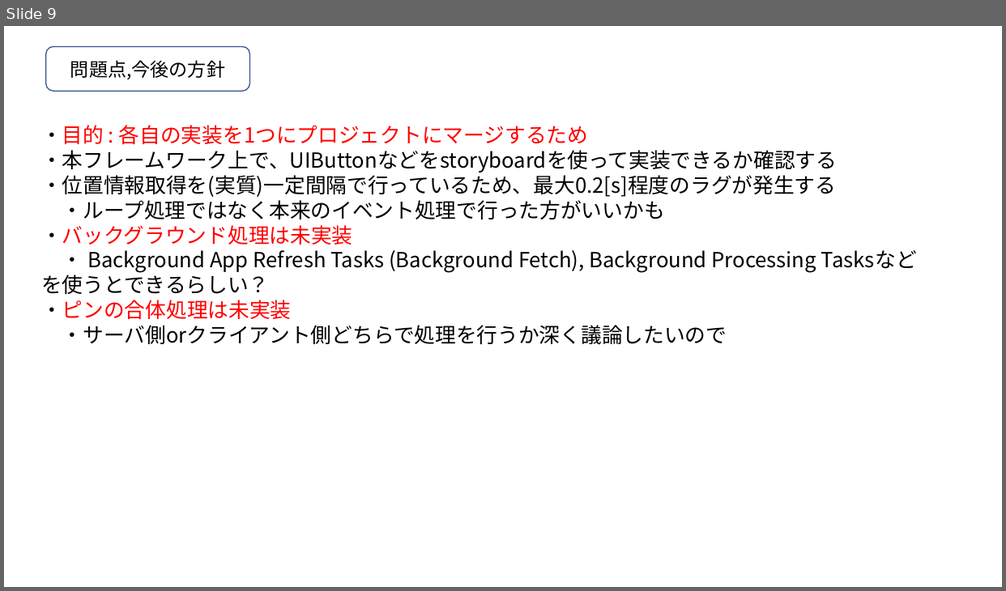
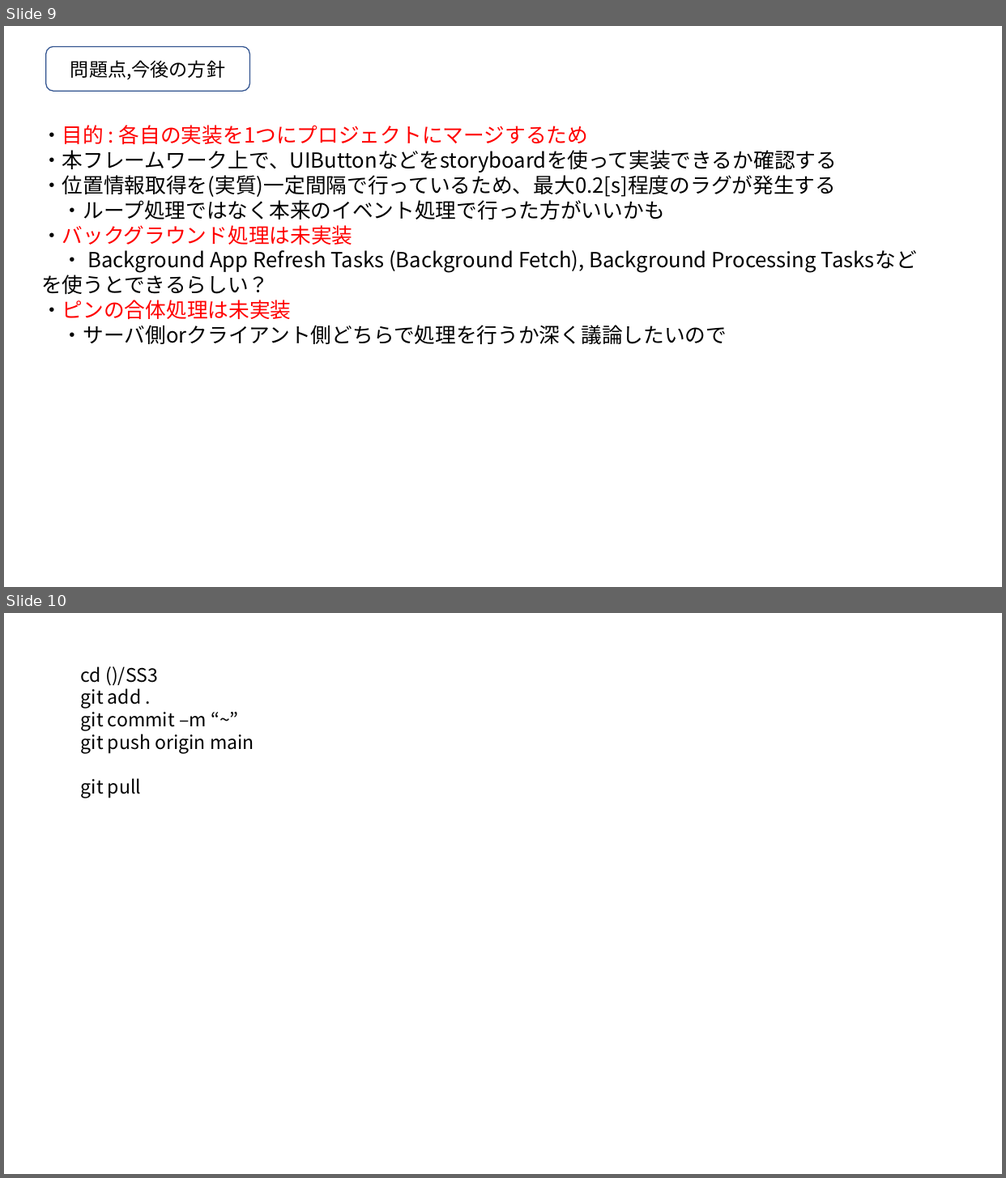
Before and after one commit to yochan1998/SS3, a slide deck: フレームワークの使い方.pptx. Shown one above the other, each under a label of ours: slide 9 before the commit, slides 9 and 10 after it. The pictures are 1006x591 and 1006x1178 pixels, drawn with LibreOffice and Linux fonts; fonts in the diff are those of the drawing. Boxes give left, top, right and bottom in pixels: in the first picture for what was removed or moved away, otherwise in the second. Text is boxed around its words. In the diff, an @@ line names an element or a change of style, - is before the commit and + after.

```diff
--- a/フレームワークの使い方.pptx
+++ b/フレームワークの使い方.pptx
@@ slide 10 added at (4, 613, 1002, 1174), background #FFFFFF @@
@@ text added at (81, 666, 254, 798), 18 pt, text #000000 @@
+cd ()/SS3
+git add .
+git commit –m “~”
+git push origin main
+git pull
```
Also in this commit, not shown: 8 other files.
